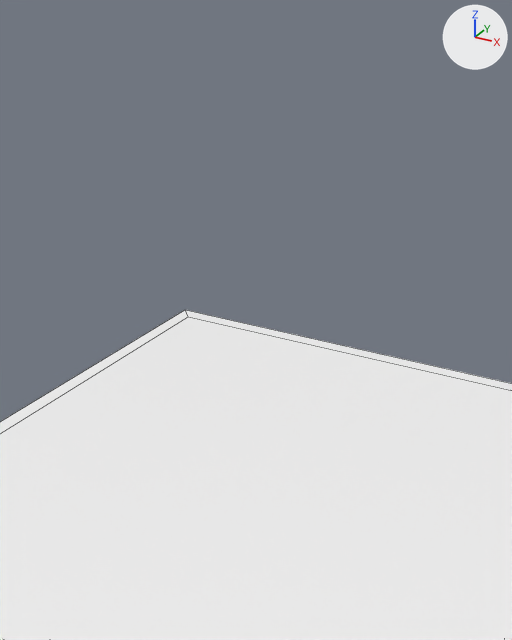
One commit to the Blender file models/spaceparts.blend: the scene before it, then after it.
Both versions are drawn from a camera (50 mm lens) standing at (0.882, -1.871, 0.26) and looking at (-0.134, -0.023, -0.664). The lights are fixed; the arrows at upper right show +X, +Y and +Z. Mesh edges are drawn as thin lines.

The first picture shows 'Plate.002'.
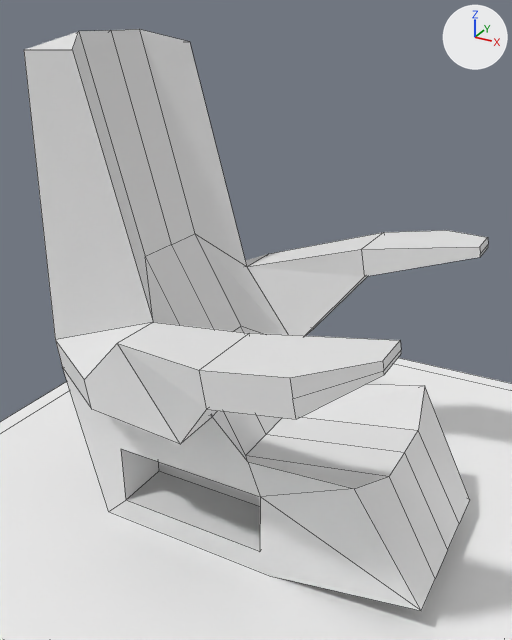
What differs and where, as boxes (x1, y1, x2, y2) in the pictures (512 x 640 px):
'Cube.009', added
    after: (24, 29, 488, 611)

The edits, one by one:
Mesh me_cube_001 is new.
It has 93 vertices, 80 faces and spans x -0.59..0.66, y -0.63..0.66, z -0.73..1.0.
Object 'Cube.009' (ob_cube_009) is new; it shows me_cube_001.
Its location is (-0.173, 0.0, -0.731).
Its rotation in degrees is (0, -10, 0).
